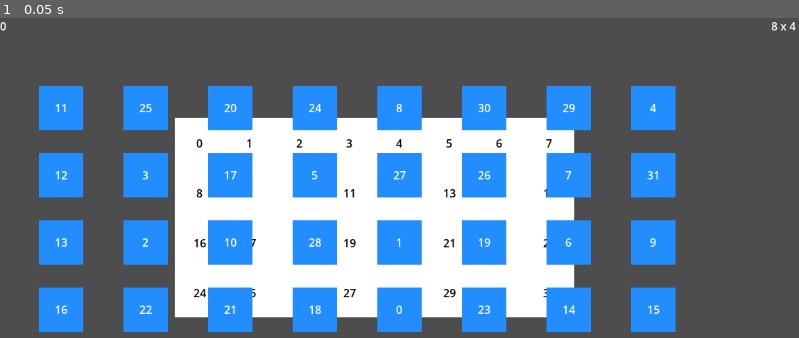
Above: before the commit, frame 1.
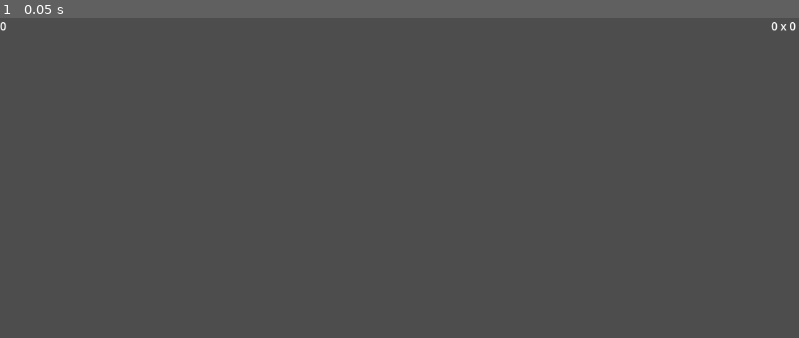
Above: after the commit, the same moment.

Repository: wildpachi/saw-game
Game: Godot game, scene res://scenes/main.tscn
The game is run twice, just before and just after one commit, with the same random seed, the same clock (stepped at 60 frames per second) and the same inputs.
Inputs:
- Up to frame 1 (0.05 s): no input

The runs differ from the first frame. In frame 1, 46% of the frame differs, in the area x 4-100%, y 1-99%.

Commit message:
encapsulate movement
encapsulated movement into a child node

Diff:
--- a/scenes/main.gd
+++ b/scenes/main.gd
@@ -6,7 +6,7 @@
 func _ready():
 	var p = get_tree().get_nodes_in_group("pieces")
 	for i in p:
-		i.connect("correct", Callable(self, "inc_score"))
+		i.connect("score_point", Callable(self, "inc_score"))
 
 # Called every frame. 'delta' is the elapsed time since the previous frame.
 func _process(delta):
--- a/scenes/main.tscn
+++ b/scenes/main.tscn
@@ -13,13 +13,6 @@
 
 [node name="Puzzle" type="Node" parent="."]
 script = ExtResource("4_xbcrq")
-
-[node name="PuzzleTexture" type="TextureRect" parent="Puzzle"]
-unique_name_in_owner = true
-visible = false
-custom_minimum_size = Vector2(1600, 900)
-offset_right = 864.0
-offset_bottom = 1080.0
 
 [node name="PuzzleSize" type="Label" parent="Puzzle"]
 anchors_preset = 1
--- /dev/null
+++ b/scenes/piece/movement.gd
@@ -0,0 +1,77 @@
+extends Node2D
+class_name MoveController
+
+signal score_point()
+
+var index : int
+
+var can_drag : bool = false
+var can_snap : bool = false
+var can_drop_on_release : bool = false
+
+var is_picked_up : bool = false
+
+var mouse_position : Vector2 = Vector2.ZERO
+
+@export var piece_body : Node2D = null
+var collision_body : Node2D = null
+
+func _ready():
+	index = piece_body.index
+
+func _process(delta):
+	if not Global.is_dragging:
+		if $MouseArea.has_overlapping_areas():
+			piece_body.global_position = piece_body.global_position.move_toward($MouseArea.get_overlapping_areas()[0].global_position, -1.0)
+
+#Movement Functions
+func pickup():
+	Global.is_dragging = true
+	is_picked_up = true
+	can_drop_on_release = false
+	z_index = 2
+	mouse_position = get_global_mouse_position() - global_position
+	%PickupTimer.start()
+
+func drop():
+	is_picked_up = false
+	Global.is_dragging = false
+	if can_snap:
+		if collision_body is Slot:
+			drop_snap()
+			drop_score()
+
+func drop_snap():
+	var tween = get_tree().create_tween()
+	tween.tween_property(piece_body, "position", collision_body.position, 0.1).set_ease(Tween.EASE_OUT)
+	collision_body.modulate = Color(Color.GREEN, 1)
+
+func drop_score():
+	z_index = 0
+	$MouseArea/MouseCollision.disabled = true
+	$SnapArea/SnapCollision.disabled = true
+	score_point.emit()
+
+#Signal Handling
+func _on_mouse_area_mouse_entered():
+	if not Global.is_dragging:
+		can_drag = true
+
+func _on_mouse_area_mouse_exited():
+	if not is_picked_up:
+		can_drag = false
+
+func _on_snap_area_body_entered(body):
+	if body is Slot:
+		if body.is_in_group('slots'):
+			if body.index == index:
+				can_snap = true
+				collision_body = body
+
+func _on_snap_area_body_exited(body):
+	can_snap = false
+	collision_body = null
+
+func _on_pickup_timer_timeout():
+	if is_picked_up:
+		can_drop_on_release = true
--- /dev/null
+++ b/scenes/piece/movement.tscn
@@ -0,0 +1,35 @@
+[gd_scene load_steps=4 format=3 uid="uid://byqq54tyfk0xv"]
+
+[ext_resource type="Script" path="res://scenes/piece/movement.gd" id="1_lduxj"]
+
+[sub_resource type="RectangleShape2D" id="RectangleShape2D_ifpyx"]
+size = Vector2(64, 64)
+
+[sub_resource type="RectangleShape2D" id="RectangleShape2D_notq3"]
+size = Vector2(5, 5)
+
+[node name="Movement" type="Node2D"]
+script = ExtResource("1_lduxj")
+
+[node name="MouseArea" type="Area2D" parent="."]
+collision_layer = 2
+collision_mask = 2
+
+[node name="MouseCollision" type="CollisionShape2D" parent="MouseArea"]
+shape = SubResource("RectangleShape2D_ifpyx")
+
+[node name="SnapArea" type="Area2D" parent="."]
+
+[node name="SnapCollision" type="CollisionShape2D" parent="SnapArea"]
+shape = SubResource("RectangleShape2D_notq3")
+
+[node name="PickupTimer" type="Timer" parent="."]
+unique_name_in_owner = true
+wait_time = 0.1
+one_shot = true
+
+[connection signal="mouse_entered" from="MouseArea" to="." method="_on_mouse_area_mouse_entered"]
+[connection signal="mouse_exited" from="MouseArea" to="." method="_on_mouse_area_mouse_exited"]
+[connection signal="body_entered" from="SnapArea" to="." method="_on_snap_area_body_entered"]
+[connection signal="body_exited" from="SnapArea" to="." method="_on_snap_area_body_exited"]
+[connection signal="timeout" from="PickupTimer" to="." method="_on_pickup_timer_timeout"]
--- a/scenes/piece/piece.gd
+++ b/scenes/piece/piece.gd
@@ -6,81 +6,34 @@
 @export var index : int
 @export var image : Image
 
-var can_drag : bool = false
-var can_snap : bool = false
-var can_drop_on_release : bool = false
-
-var is_picked_up : bool = false
-
-var mouse_position : Vector2 = Vector2.ZERO
-var collision_body : Node2D = null
-
 # Called when the node enters the scene tree for the first time.
 func _ready():
 	%PieceLabel.text = str(index)
 
 # Called every frame. 'delta' is the elapsed time since the previous frame.
 func _process(delta):
-	if can_drag:
-		if is_picked_up:
-			if mouse_position:
-				global_position = get_global_mouse_position() - mouse_position
+	var movement = $Movement
+	if movement.can_drag:
+		if movement.is_picked_up:
+			if movement.mouse_position:
+				global_position = get_global_mouse_position() - movement.mouse_position
 			if Input.is_action_just_pressed("mouse_click"):
-				drop()
+				movement.drop()
 			if Input.is_action_just_released("mouse_click"):
-				if can_drop_on_release:
-					drop()
+				if movement.can_drop_on_release:
+					movement.drop()
 		elif Input.is_action_just_pressed("mouse_click"):
-			mouse_position = pick_up()
+			movement.pickup()
 
-#Functions
-func pick_up():
-	Global.is_dragging = true
-	is_picked_up = true
-	can_drop_on_release = false
-	var start_position = get_global_mouse_position() - global_position
-	%PickupTimer.start()
-	return start_position
+func init_movement():
+	pass
 
-func drop():
-	is_picked_up = false
-	Global.is_dragging = false
-	if can_snap:
-		if collision_body is Slot:
-			snap()
-			score()
+#Spawn Functions
+func spawn_set_location(spawn_area : Rect2i):
+	pass # Pick a random location within given rectangle
 
-func snap():
-	var tween = get_tree().create_tween()
-	tween.tween_property(self, "position", collision_body.position, 0.1).set_ease(Tween.EASE_OUT)
-	collision_body.modulate = Color(Color.GREEN, 1)
+func spawn_set_image():
+	pass # Crop image based on piece index
 
-func score():
-	$MouseArea/MouseCollision.disabled = true
-	$SnapArea/SnapCollision.disabled = true
+func _on_movement_score_point():
 	score_point.emit()
-
-#Signal Handling
-
-func _on_mouse_area_mouse_entered():
-	if not Global.is_dragging:
-		can_drag = true
-
-func _on_mouse_area_mouse_exited():
-	if not is_picked_up:
-		can_drag = false
-
-func _on_snap_area_body_entered(body):
-	if body is Slot:
-		if body.is_in_group('holes'):
-			if body.index == index:
-				can_snap = true
-				collision_body = body
-
-func _on_snap_area_body_exited(body):
-	can_snap = false
-	collision_body = null
-
-func _on_pickup_timer_timeout():
-	if is_picked_up:
-		can_drop_on_release = true
--- a/scenes/piece/piece.tscn
+++ b/scenes/piece/piece.tscn
@@ -1,14 +1,10 @@
-[gd_scene load_steps=4 format=3 uid="uid://c6crtkevy70w5"]
+[gd_scene load_steps=3 format=3 uid="uid://c6crtkevy70w5"]
 
 [ext_resource type="Script" path="res://scenes/piece/piece.gd" id="1_ijl5f"]
+[ext_resource type="PackedScene" uid="uid://byqq54tyfk0xv" path="res://scenes/piece/movement.tscn" id="2_p32ui"]
 
-[sub_resource type="RectangleShape2D" id="RectangleShape2D_ifpyx"]
-size = Vector2(64, 64)
-
-[sub_resource type="RectangleShape2D" id="RectangleShape2D_notq3"]
-size = Vector2(5, 5)
-
-[node name="Piece" type="Node2D"]
+[node name="Piece" type="Node2D" groups=["pieces"]]
+z_index = 1
 script = ExtResource("1_ijl5f")
 
 [node name="PieceColor" type="ColorRect" parent="."]
@@ -26,16 +22,6 @@
 grow_vertical = 2
 color = Color(0.129412, 0.552941, 1, 1)
 
-[node name="MouseArea" type="Area2D" parent="."]
-
-[node name="MouseCollision" type="CollisionShape2D" parent="MouseArea"]
-shape = SubResource("RectangleShape2D_ifpyx")
-
-[node name="SnapArea" type="Area2D" parent="."]
-
-[node name="SnapCollision" type="CollisionShape2D" parent="SnapArea"]
-shape = SubResource("RectangleShape2D_notq3")
-
 [node name="PieceLabel" type="Label" parent="."]
 unique_name_in_owner = true
 anchors_preset = 15
@@ -52,13 +38,7 @@
 horizontal_alignment = 1
 vertical_alignment = 1
 
-[node name="PickupTimer" type="Timer" parent="."]
-unique_name_in_owner = true
-wait_time = 0.1
-one_shot = true
+[node name="Movement" parent="." node_paths=PackedStringArray("piece_body") instance=ExtResource("2_p32ui")]
+piece_body = NodePath("..")
 
-[connection signal="mouse_entered" from="MouseArea" to="." method="_on_mouse_area_mouse_entered"]
-[connection signal="mouse_exited" from="MouseArea" to="." method="_on_mouse_area_mouse_exited"]
-[connection signal="body_entered" from="SnapArea" to="." method="_on_snap_area_body_entered"]
-[connection signal="body_exited" from="SnapArea" to="." method="_on_snap_area_body_exited"]
-[connection signal="timeout" from="PickupTimer" to="." method="_on_pickup_timer_timeout"]
+[connection signal="score_point" from="Movement" to="." method="_on_movement_score_point"]
--- a/scenes/puzzle.gd
+++ b/scenes/puzzle.gd
@@ -1,6 +1,9 @@
 extends Node
+class_name Puzzle
 
-var pieceSize = 200
+@export var SourceImage : Image
+
+var pieceSize = 120
 var piecesX : int
 var piecesY : int
 
@@ -9,9 +12,12 @@
 
 # Called when the node enters the scene tree for the first time.
 func _ready():
-	if %PuzzleTexture.texture:
-		puzzleWidth = %PuzzleTexture.texture.get_width()
-		puzzleHeight = %PuzzleTexture.texture.get_height()
+	SourceImage = Image.new()
+	SourceImage.load("res://assets/test-image.jpg")
+
+	if SourceImage:
+		puzzleWidth = SourceImage.get_width()
+		puzzleHeight = SourceImage.get_height()
 
 	piecesX = puzzleWidth / pieceSize
 	piecesY = puzzleHeight / pieceSize
--- a/scenes/slot/slot.tscn
+++ b/scenes/slot/slot.tscn
@@ -5,7 +5,7 @@
 [sub_resource type="RectangleShape2D" id="RectangleShape2D_pamj3"]
 size = Vector2(5, 5)
 
-[node name="Slot" type="StaticBody2D" groups=["holes"]]
+[node name="Slot" type="StaticBody2D" groups=["slots"]]
 position = Vector2(621, 179)
 script = ExtResource("1_xjmtv")
 metadata/_edit_group_ = true
--- a/scenes/spawn/spawn.gd
+++ b/scenes/spawn/spawn.gd
@@ -19,7 +19,7 @@
 		Global.SpawnType.PIECE:
 			scene = preload("res://scenes/piece/piece.tscn")
 			shuffle = true
-			spread = Vector2(50, 25)
+			spread = Vector2(-25, -10)
 
 	if scene:
 		var locations = range(0, rows*columns,1)
